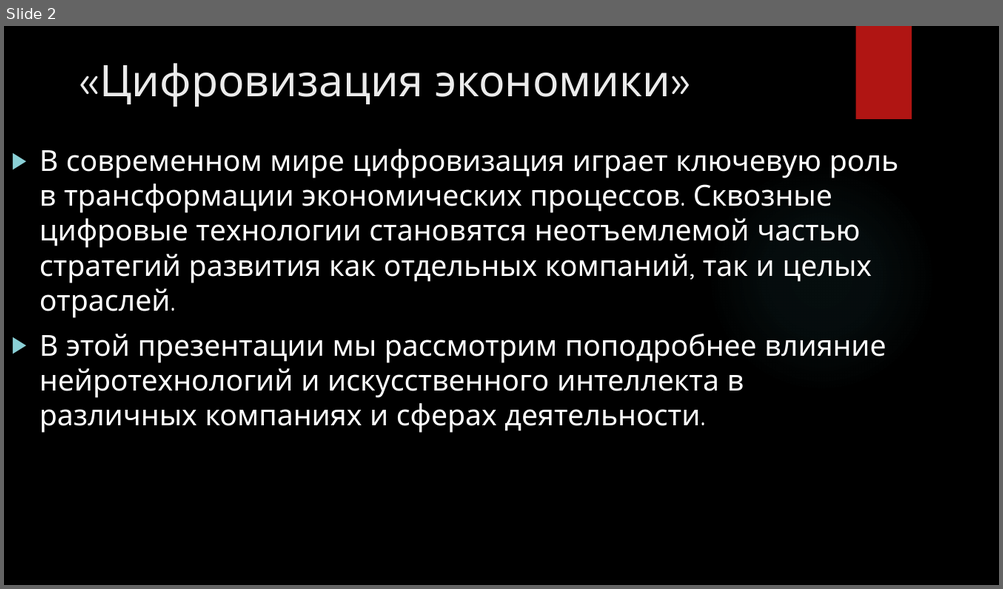
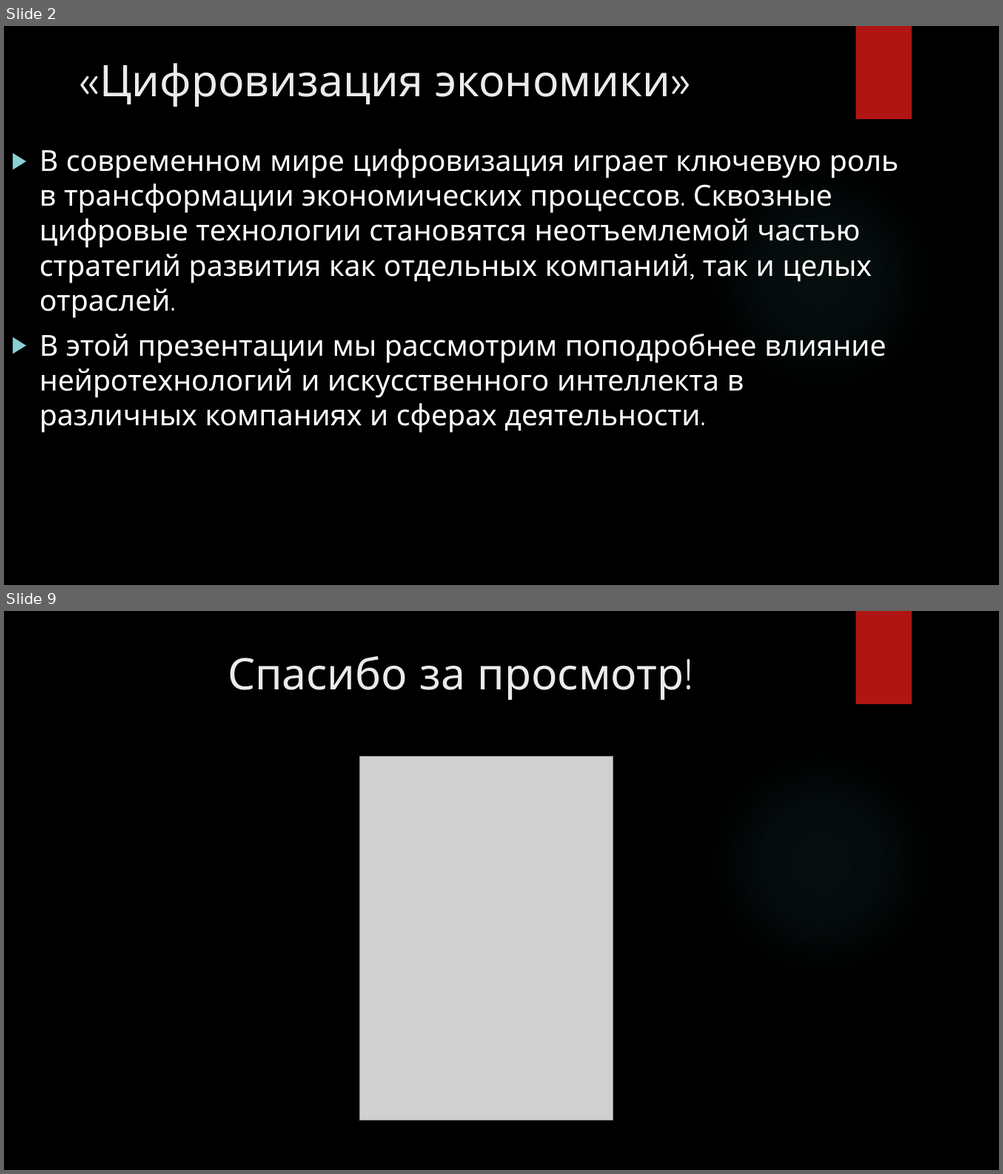
Before and after one commit to Sa4a1/studyLastYear, a slide deck: Экономика Презентация/Цифровизация экономики.pptx. Shown one above the other, each under a label of ours: slide 2 before the commit, slides 2 and 9 after it; the slides between them are not shown. The pictures are 1003x589 and 1003x1174 pixels, drawn with LibreOffice and Linux fonts; fonts in the diff are those of the drawing; grey boxes stand for pictures; background and template pictures are left out. Boxes give left, top, right and bottom in pixels: in the first picture for what was removed or moved away, otherwise in the second. Text is boxed around its words. In the diff, an @@ line names an element or a change of style, - is before the commit and + after.

```diff
--- a/Экономика Презентация/Цифровизация экономики.pptx
+++ b/Экономика Презентация/Цифровизация экономики.pptx
@@ slide 9 added at (4, 611, 999, 1170), background picture (left out); not listed: 2 template elements that a slide beside it also shows @@
@@ title added at (227, 656, 684, 700), 42 pt, text #EBEBEB @@
+Спасибо за просмотр!
@@ picture added at (359, 757, 612, 1121) @@
```
Also in this commit, not shown: 1 slide changed, 6 other slides added, 1 slide removed, 1 other file.
